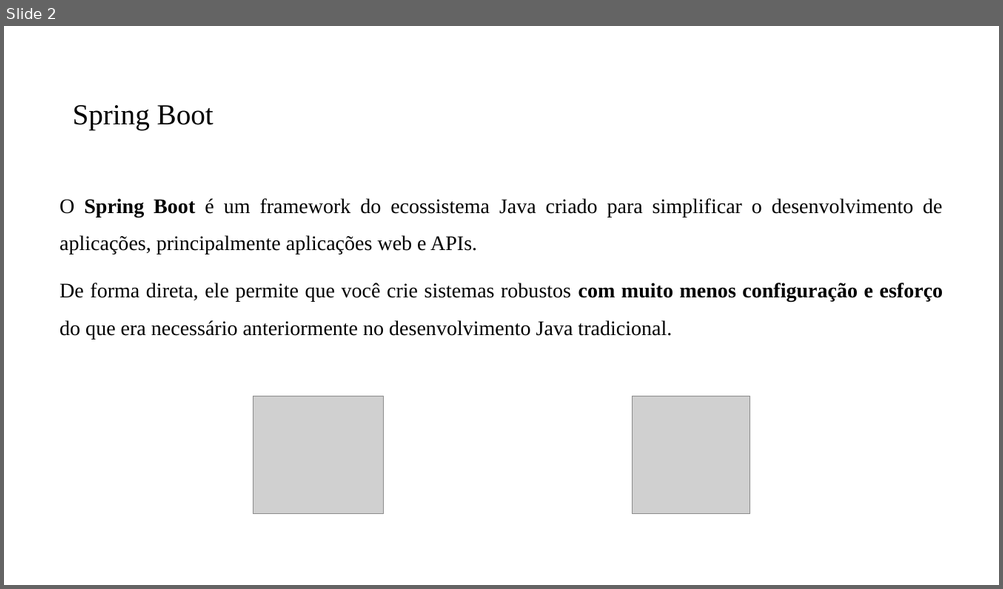
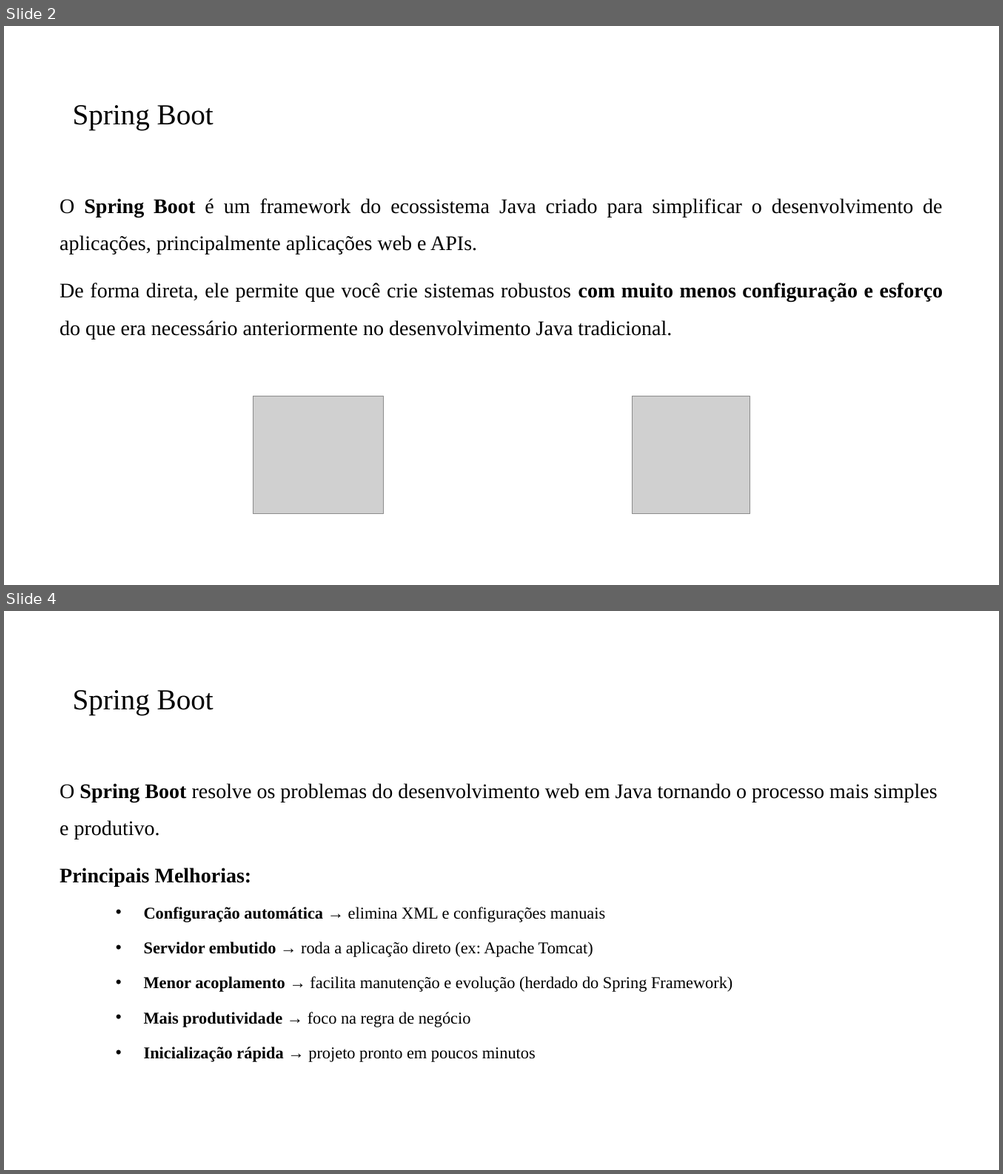
Before and after one commit to PedroMiho/UMC, a slide deck: Projeto de Software e Segurança da Informação - 2026/Projeto de Software/Aula12-Spring Boot/Aula Inaugural - 10 grupos.pptx. Shown one above the other, each under a label of ours: slide 2 before the commit, slides 2 and 4 after it; the slides between them are not shown. The pictures are 1003x589 and 1003x1174 pixels, drawn with LibreOffice and Linux fonts; fonts in the diff are those of the drawing; grey boxes stand for pictures; background and template pictures are left out. Boxes give left, top, right and bottom in pixels: in the first picture for what was removed or moved away, otherwise in the second. Text is boxed around its words. In the diff, an @@ line names an element or a change of style, - is before the commit and + after.

```diff
--- a/Projeto de Software e Segurança da Informação - 2026/Projeto de Software/Aula12-Spring Boot/Aula Inaugural - 10 grupos.pptx
+++ b/Projeto de Software e Segurança da Informação - 2026/Projeto de Software/Aula12-Spring Boot/Aula Inaugural - 10 grupos.pptx
@@ slide 4 added at (4,611,999,1170), background #FFFFFF @@
@@ title added at (73,690,213,715), 28 pt, text #000000 @@
+Spring Boot
@@ text added at (60,783,937,1062), 16 pt, text #000000 @@
+O Spring Boot resolve os problemas do desenvolvimento web em Java tornando o processo mais simples e produtivo.
+Principais Melhorias:
+  • Configuração automática → elimina XML e configurações manuais
+  • Servidor embutido → roda a aplicação direto (ex: Apache Tomcat)
+  • Menor acoplamento → facilita manutenção e evolução (herdado do Spring Framework)
+  • Mais produtividade → foco na regra de negócio
+  • Inicialização rápida → projeto pronto em poucos minutos
```
Also in this commit, not shown: 10 other slides added, 1 slide removed.
